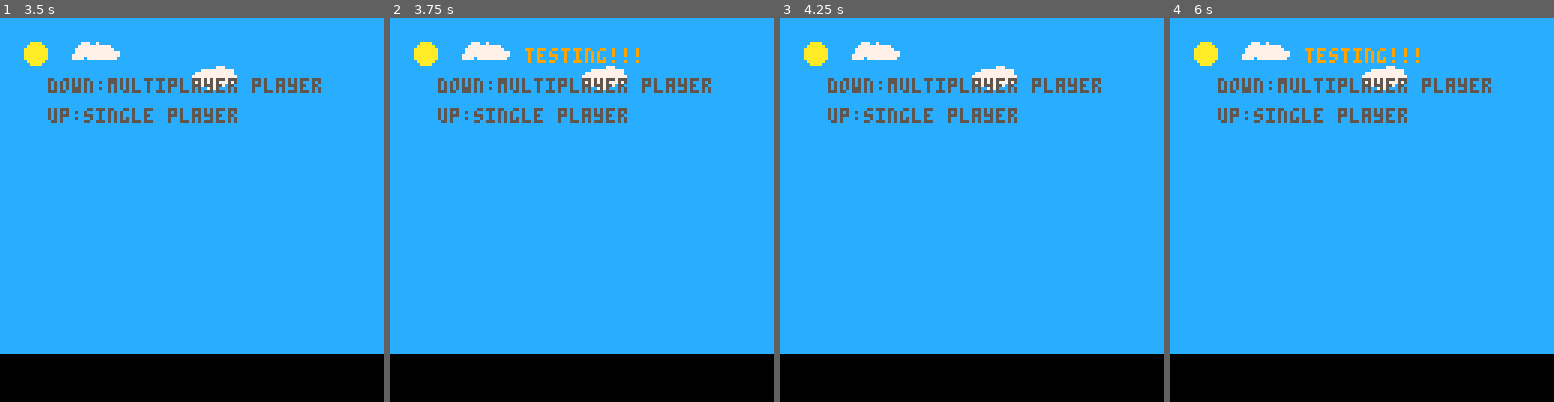
Above: before the commit, frames 1-4 (left to right).
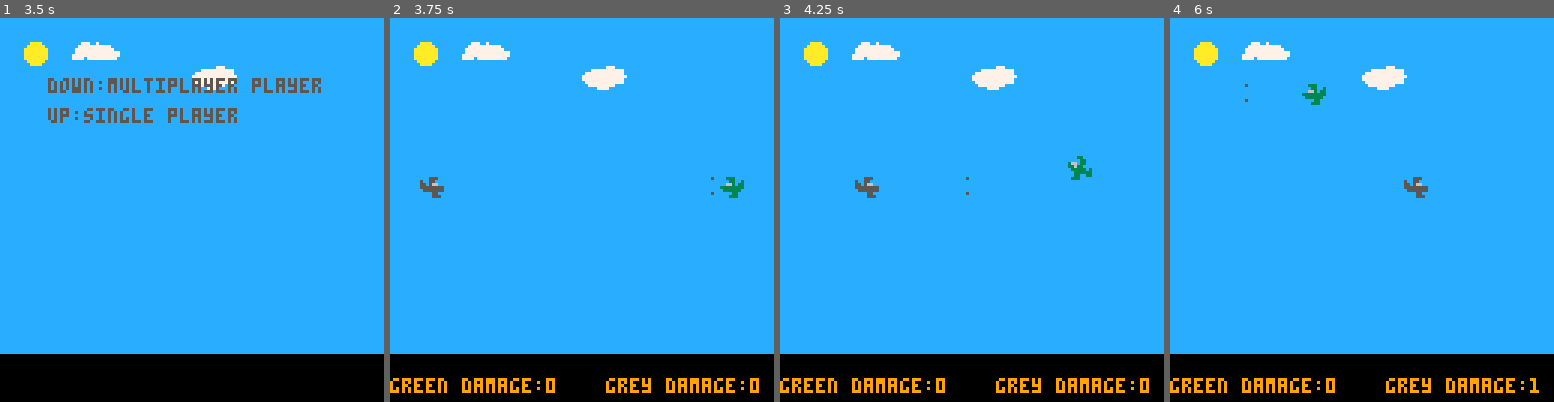
Above: after the commit, the same moments.

Repository: jerrybookbenson/pico8-games
Game: PICO-8 cartridge plane-battle.p8
The game is run twice, just before and just after one commit, with the same random seed, the same clock (stepped at 60 frames per second) and the same inputs.
Inputs:
- Up to frame 1 (3.5 s): tap X (X key) at 0.33, 1.07, 1.85, 2.97 s; tap O (Z key) at 0.7, 1.7, 2.1, 2.5, 2.9, 3.3 s; hold Right 1.6-2.1 s; hold Right 2.47-3.03 s; hold Left from 3.08 s (still down)
- Up to frame 2 (3.75 s): release Left at 3.58 s; hold Down from 3.63 s (still down); tap O (Z key) at 3.7 s
- Up to frame 3 (4.25 s): release Down at 3.97 s; hold Right from 4.02 s (still down); tap X (X key) at 4.08 s; tap O (Z key) at 4.1 s
- Up to frame 4 (6 s): tap O (Z key) every 0.4 s from 4.5 to 5.7 s; release Right at 4.68 s; hold Left 5.08-5.68 s; tap X (X key) at 5.2 s; hold Down from 5.73 s (still down)

Frame 1 is identical in both runs. In frame 2, 4.5% of the frame differs, in the area x 0-97%, y 7-98%; in frame 3, 4.1%; in frame 4, 4.5%.

Commit message:
single_player first cut

Diff:
--- a/plane-battle.p8
+++ b/plane-battle.p8
@@ -5,7 +5,8 @@
 --by jerry benson
 --this is a cool & fun game
 function _init()
-game_over = true
+  game_over = true
+  is_singleplayer = true
 end
 
 
@@ -79,8 +80,10 @@
 	pl1_original_direction = "left"
 	pl2_original_direction = "left"
 
-  speed = .12
-  other_speed = .06
+  speed = .125
+  other_speed = .0625
+  pl1_speed = speed
+  pl2_speed = speed
 
   pl1_rubble1 = {}
   pl1_rubble2 = {}
@@ -118,11 +121,14 @@
 function _update()
 	if (not game_over) then
 		check_boundaries()
-    control_players (pl1, pl1_flame_spr, pl1_n, pl1_s, pl1_w, pl1_e, pl1_nw, pl1_sw, pl1_se, pl1_ne,0)
-    control_players (pl2, pl2_flame_spr, pl2_n, pl2_s, pl2_w, pl2_e, pl2_nw, pl2_sw, pl2_se, pl2_ne,1)
-    move_player (pl1, pl1_flame, pl1_flame_spr,0)
-    move_player (pl2, pl2_flame, pl2_flame_spr,1)
+    pl1_speed = control_players (pl1, pl1_flame_spr, pl1_n, pl1_s, pl1_w, pl1_e, pl1_nw, pl1_sw, pl1_se, pl1_ne,0)
+    if (is_singleplayer == false) then
+      pl2_speed = control_players (pl2, pl2_flame_spr, pl2_n, pl2_s, pl2_w, pl2_e, pl2_nw, pl2_sw, pl2_se, pl2_ne,1)
+    end
+    move_player (pl1, pl1_flame, pl1_flame_spr,pl1_speed)
+    move_player (pl2, pl2_flame, pl2_flame_spr,pl2_speed)
     move_bullets ()
+    singleplayer()
 	end
 end
 
@@ -179,7 +186,7 @@
       draw_actor(pl2_rubble1)
       draw_actor(pl2_rubble2)
     elseif (pl1 and pl1.damage == game_over_damage) then
-      print ("grey won!!!", 45, 10, 9)
+      print ("grey won!!!", 45, 10, 5)
       del (actors, pl1_flame)
       del (actors, pl1)
       pl1_rubble1.x = pl1_flame.x
@@ -199,15 +206,17 @@
     print (" up:single player", 12, 30, 5)
     print (" down:multiplayer player", 12, 20, 5)
     if (btn (2) or btn (2,1)) then
+      is_singleplayer = false
       setup()
     end
     if (btn (3) or btn(3,1)) then
-      print ("testing!!!", 45, 10, 9)
-    end
-    if (pl2 and pl1) then
+      is_singleplayer = true
+      setup()
+    end
+  end
+  if (pl2 and pl1) then
     print ("green damage:"..pl1.damage.."    grey damage:"..pl2.damage, 0,120, 9)
-    end
- 	end
+  end
 end
 
 function switch(pl)
@@ -473,19 +482,22 @@
      end
   end
 
+
+
   if (not btn(0, pl_index) and not btn(1, pl_index) and not btn(4, pl_index)) then
     pl.is_pressed = false
   end
-end
-
-function move_player(pl,  pl_flame, pl_flame_spr,pl_index)
-  local pl_speed
 
   if (btn(5,pl_index)) then
-    pl_speed = other_speed
+    return other_speed
   else
-    pl_speed = speed
-  end
+    return speed
+  end
+end
+
+function move_player(pl,  pl_flame, pl_flame_spr,pl_speed)
+
+
 
   if (pl_flame) then
     pl.y += speed
@@ -529,8 +541,10 @@
   end
 end
 
-
-
+function singleplayer()
+  print ("grey won!!!", 45, 10, 9)
+
+end
 
 __gfx__
 00000000000000000000000000000000000000000000000000000000000000000000000000000000000000000000000000000000000000000000000000000000
